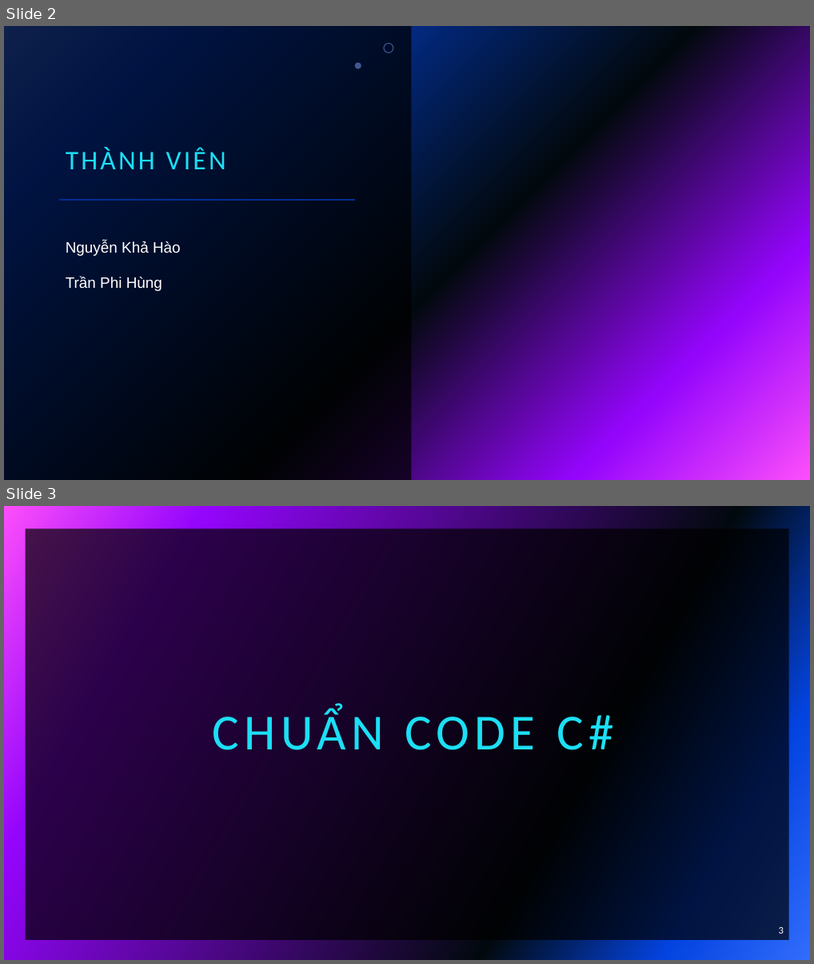
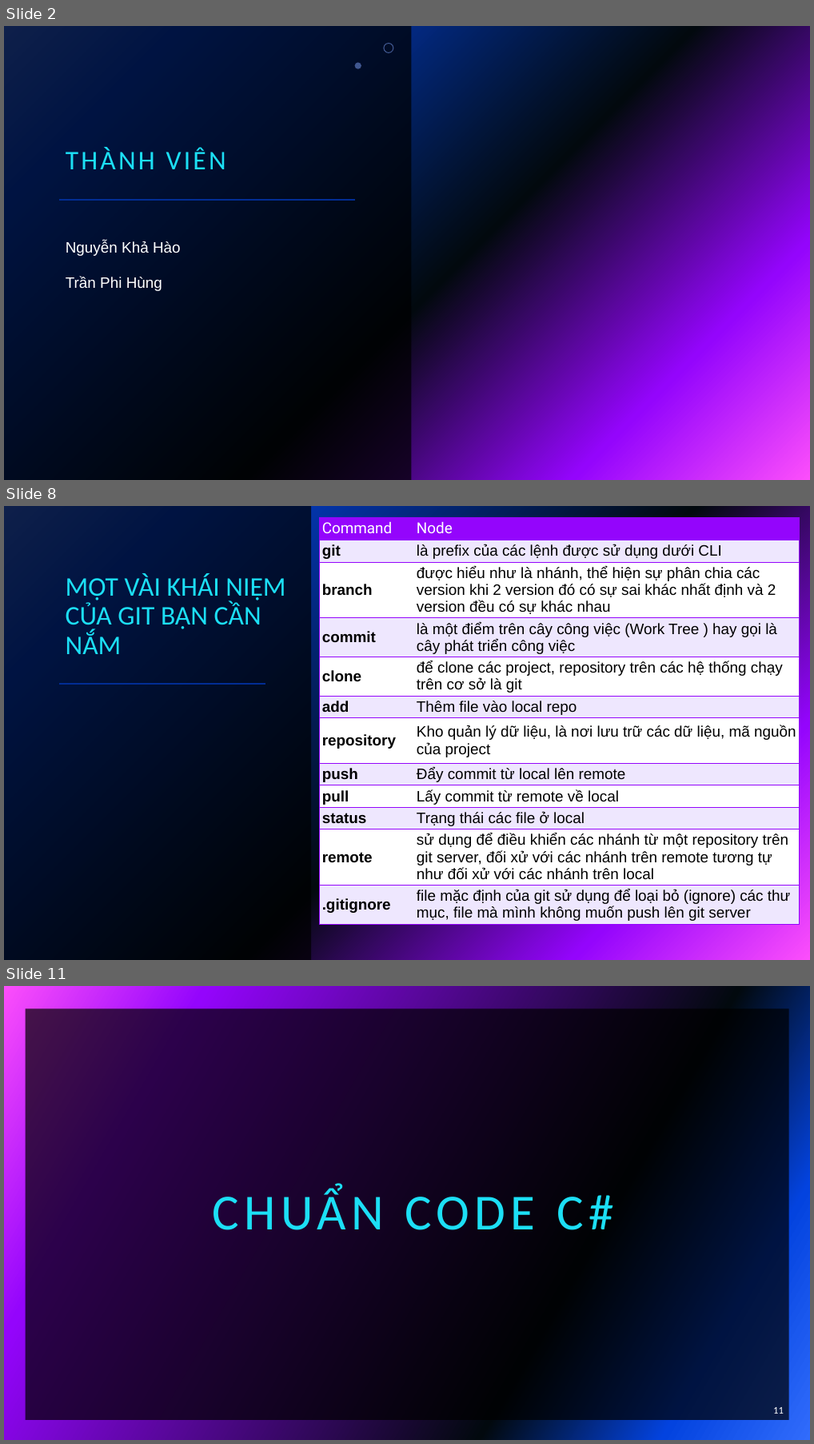
Before and after one commit to haohao0550/CongNghePhanMem, a slide deck: CNPM15_NHOM01_102220014_102220020_Github_CodeStyle_UnitCode.pptx. Shown one above the other, each under a label of ours: slides 2 and 3 before the commit, slides 2, 8 and 11 after it; the slides between them are not shown. The pictures are 814x964 and 814x1444 pixels, drawn with LibreOffice and Linux fonts; fonts in the diff are those of the drawing; background and template pictures are left out. Boxes give left, top, right and bottom in pixels: in the first picture for what was removed or moved away, otherwise in the second. Text is boxed around its words. In the diff, an @@ line names an element or a change of style, - is before the commit and + after.

```diff
--- a/CNPM15_NHOM01_102220014_102220020_Github_CodeStyle_UnitCode.pptx
+++ b/CNPM15_NHOM01_102220014_102220020_Github_CodeStyle_UnitCode.pptx
@@ slide 8 added at [4, 506, 810, 960], background gradient #316CFC to #0343DF to #02090E to #9405FC to #FC4EFB @@
@@ rectangle added at [4, 506, 311, 960], fill #000000 at 70% opacity @@
@@ table added at [320, 517, 799, 945], 12 rows, 2 columns @@
+Command | Node
+git | là prefix của các lệnh được sử dụng dưới CLI
+branch | được hiểu như là nhánh, thể hiện sự phân chia các version khi 2 version đó có sự sai khác nhất định và 2 version đều có sự khác nhau
+commit | là một điểm trên cây công việc (Work Tree ) hay gọi là cây phát triển công việc
+clone | để clone các project, repository trên các hệ thống chạy trên cơ sở là git
+add | Thêm file vào local repo
+repository | Kho quản lý dữ liệu, là nơi lưu trữ các dữ liệu, mã nguồn của project
+push | Đẩy commit từ local lên remote
+pull | Lấy commit từ remote về local
+status | Trạng thái các file ở local
+remote | sử dụng để điều khiển các nhánh từ một repository trên git server, đối xử với các nhánh trên remote tương tự như đối xử với các nhánh trên local
+.gitignore | file mặc định của git sử dụng để loại bỏ (ignore) các thư mục, file mà mình không muốn push lên git server
@@ title added at [66, 574, 286, 654], 32 pt, text #1CDFF5 @@
+MỘT VÀI KHÁI NIỆM CỦA GIT BẠN CẦN NẮM
@@ line added from (59, 684) to (266, 684), #9405FC 2 pt @@
@@ what was slide 3 is now slide 11 @@
@@ page number at [774, 1407, 784, 1413]: text changed @@
-3
+11
```
Also in this commit, not shown: 6 slides changed, 7 other slides added, 15 slides removed.
